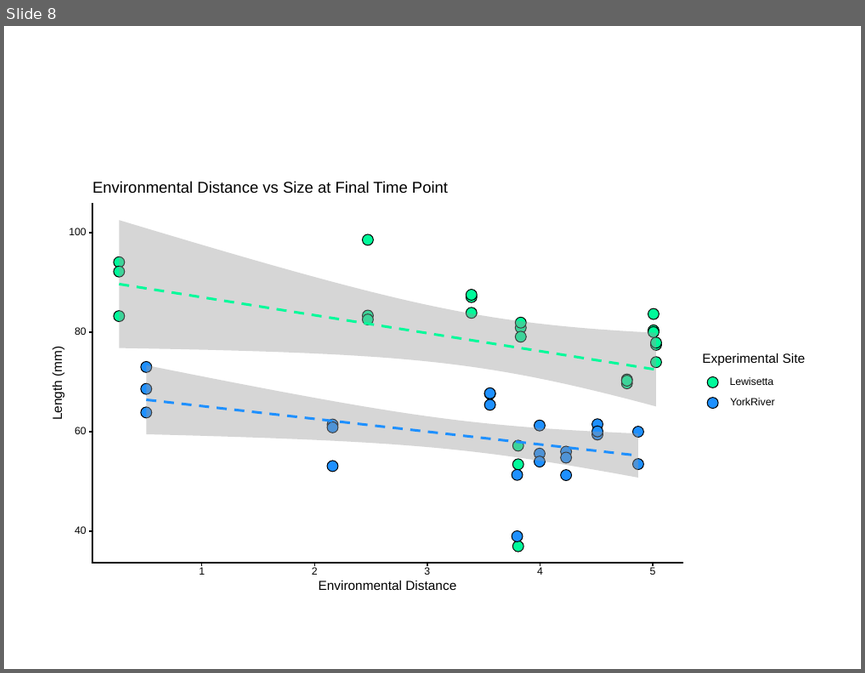
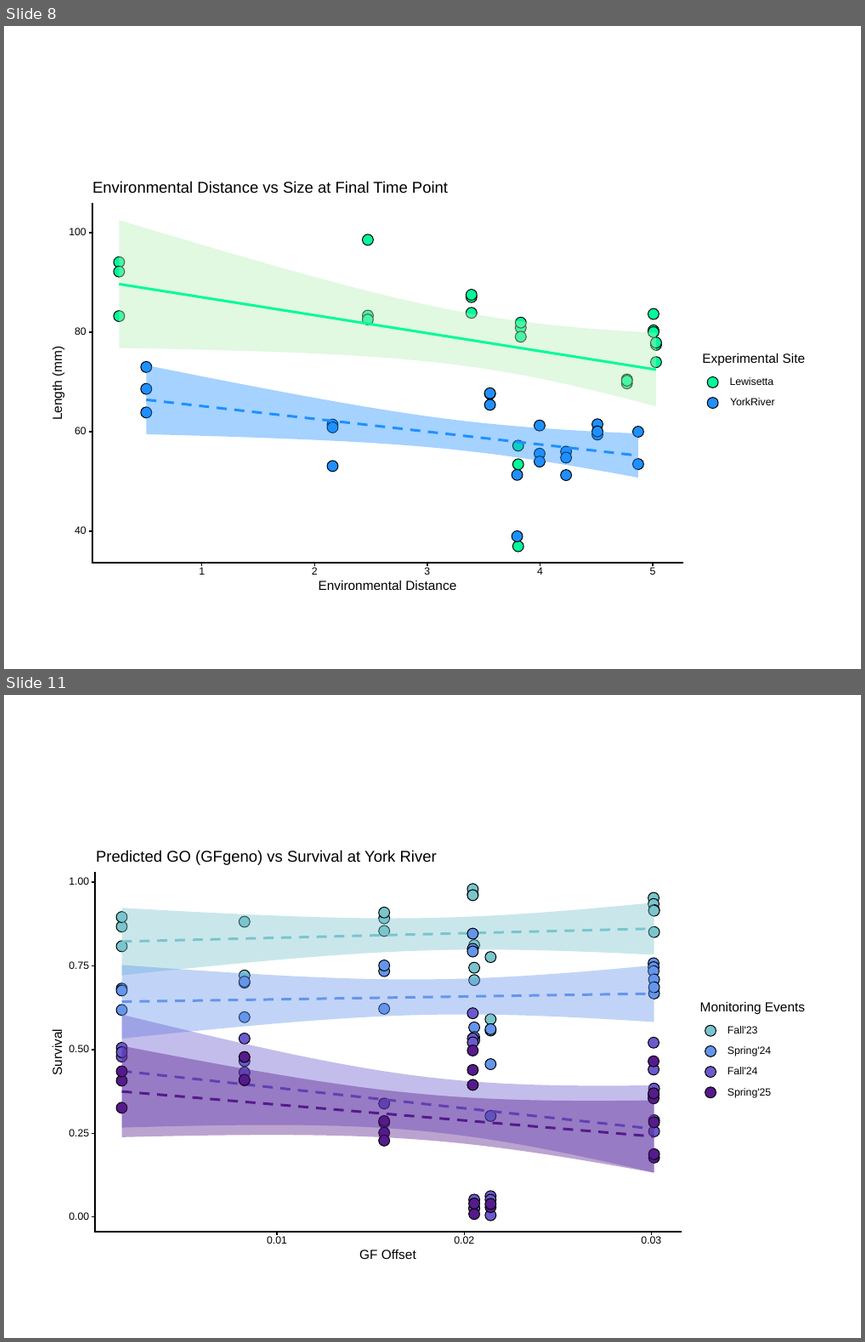
Before and after one commit to ModelValidationProgram/MVP_oyster_GO, a slide deck: results/figures/GO_compare.pptx. Shown one above the other, each under a label of ours: slide 8 before the commit, slides 8 and 11 after it; the slides between them are not shown. The pictures are 865x673 and 865x1342 pixels, drawn with LibreOffice and Linux fonts; fonts in the diff are those of the drawing. Boxes give left, top, right and bottom in pixels: in the first picture for what was removed or moved away, otherwise in the second. Text is boxed around its words. In the diff, an @@ line names an element or a change of style, - is before the commit and + after.

```diff
--- a/results/figures/GO_compare.pptx
+++ b/results/figures/GO_compare.pptx
@@ slide 11 added at [4,695,861,1338], background #FFFFFF @@
@@ group added at [46,845,818,1269]: 95 ellipses, 18 freeform shapes, 16 texts, 7 rectangles @@
+0.00
+0.25
+0.50
+0.75
+1.00
+0.01
+0.02
+0.03
+GF Offset
+Survival
+Monitoring Events
+Fall'23
+Spring'24
+Fall'24
+Spring'25
+Predicted GO (GFgeno) vs Survival at York River
@@ slide 8 changed as well @@
@@ freeform shape at [119,220,656,406]: fill #999999 at 40% opacity to #B4EEB4 at 40% opacity @@
@@ freeform shape at [119,284,656,369]: outline #00FA9A 2.13 pt dashed to #00FA9A 2.13 pt @@
@@ freeform shape at [146,365,638,477]: fill #999999 at 40% opacity to #1E90FF at 40% opacity @@
```
Also in this commit, not shown: 7 other slides changed, 16 other slides added, 4 other files.
